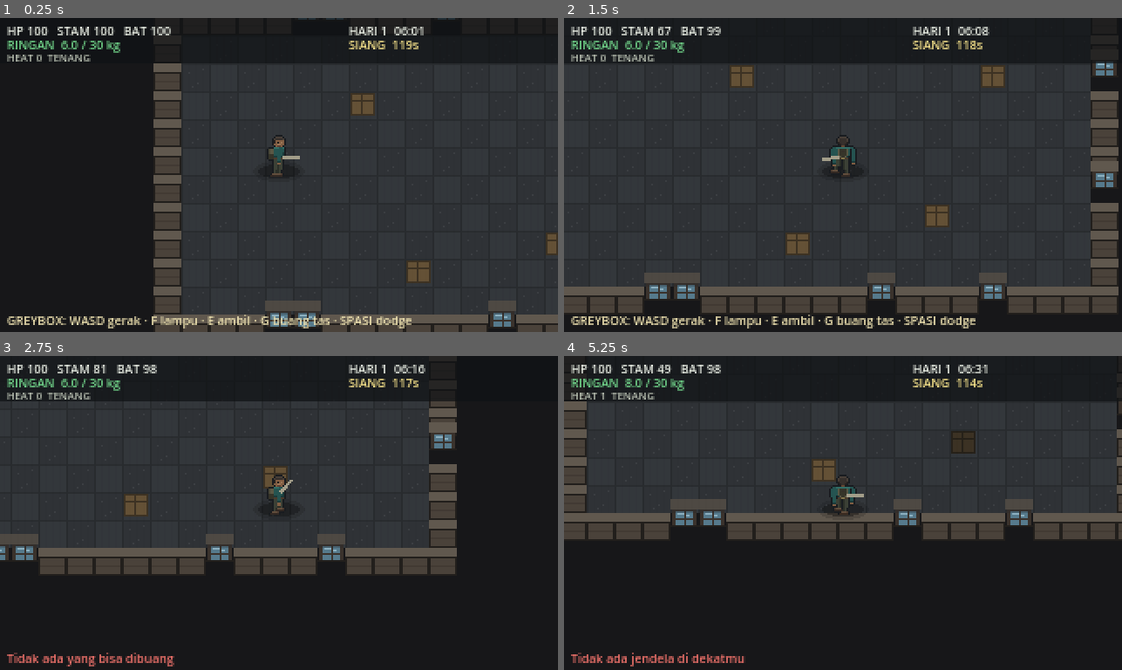
Above: before the commit, frames 1-4 (two rows, left to right).
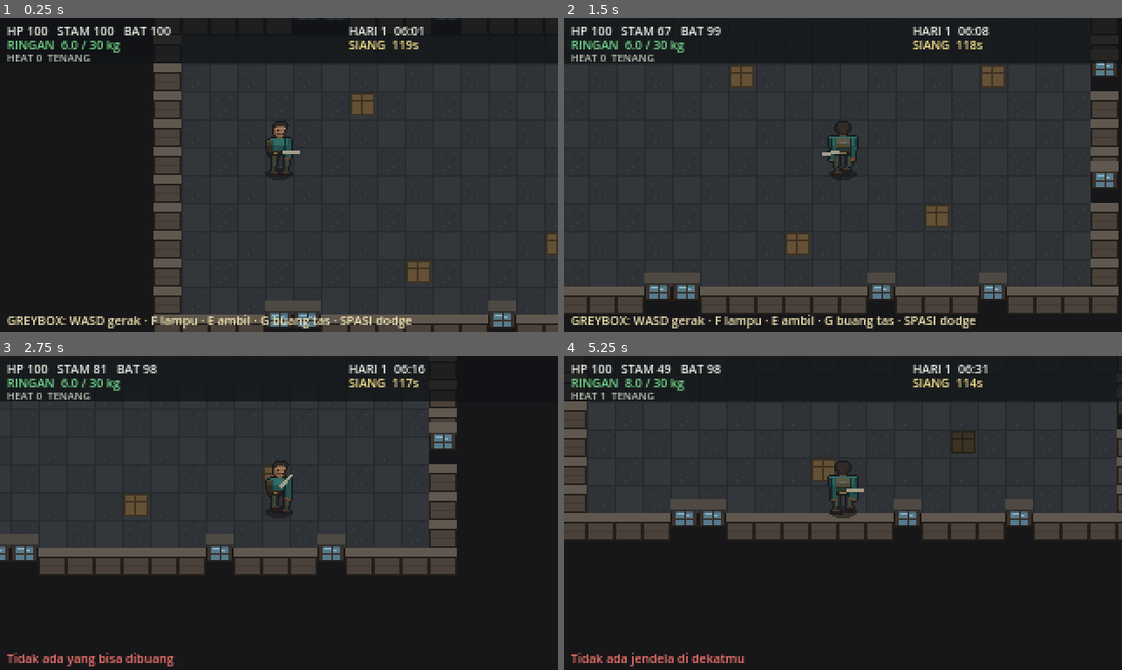
Above: after the commit, the same moments.

Repository: Indrawan007/GDD
Game: Godot game, scene res://scenes/main.tscn
Same seed, same stepped clock (60 frames per second), same inputs: the game is played once before the commit and once after it.
Inputs (mouse positions are in pixels of both pictures, inside the frame that each line leads up to):
- Up to frame 1 (0.25 s): no input
- Up to frame 2 (1.5 s): tap Enter at 0.5 s; move the mouse to (965, 159) at 0.52 s; hold D 0.53-1.28 s; hold Shift 0.53-1.28 s; click (965, 159) at 0.67 s; tap Space at 0.77 s; move the mouse to (731, 190) at 1.27 s; hold S from 1.28 s (still down); tap F at 1.35 s
- Up to frame 3 (2.75 s): tap Space at 1.52 s; move the mouse to (334, 443) at 2.02 s; release S at 2.03 s; hold D from 2.03 s (still down); tap G at 2.1 s
- Up to frame 4 (5.25 s): move the mouse to (815, 575) at 2.77 s; release D at 2.78 s; hold W 2.78-3.53 s; tap E at 2.85 s; click (815, 575) at 2.92 s; tap Space at 3.02, 3.77, 4.52 s; move the mouse to (1010, 560) at 3.52 s; hold A 3.53-5.03 s; tap R at 3.6 s; move the mouse to (675, 465) at 4.27 s; tap B at 4.35 s; move the mouse to (870, 513) at 5.02 s; hold S from 5.03 s (still down); hold Shift from 5.03 s (still down); click (870, 513) at 5.17 s

The runs differ from the first frame. In frame 1, 0.5% of the frame differs, in the area x 47-54%, y 32-51%; in frame 2, 0.4%; in frame 3, 0.4%; in frame 4, 0.5%, in the area x 47-54%, y 33-52%.

Commit message:
Sprite pemain v4: kanvas 24x32, wajah 6 baris, pivot (12,31); engine disesuaikan
Co-authored-by: arena-agent <297053741+arena-agent@users.noreply.github.com>

Diff:
--- a/game/scripts/entities/sprite_factory.gd
+++ b/game/scripts/entities/sprite_factory.gd
@@ -29,6 +29,11 @@
 ]
 
 
+## Sel kanvas pemain 24x32 (v3). Walker masih 16x24 sampai set zombie dibuat.
+const PLAYER_CELL := Vector2i(24, 32)
+const WALKER_CELL := Vector2i(16, 24)
+
+
 static func _build(path: String, anims: Array, cell := Vector2i(16, 24)) -> SpriteFrames:
 	var tex := load(path) as Texture2D
 	var frames := SpriteFrames.new()
@@ -57,7 +62,7 @@
 
 
 static func player_frames() -> SpriteFrames:
-	return _build(PLAYER_ATLAS, PLAYER_ANIMS)
+	return _build(PLAYER_ATLAS, PLAYER_ANIMS, PLAYER_CELL)
 
 
 static func walker_frames() -> SpriteFrames:
--- a/game/scripts/main.gd
+++ b/game/scripts/main.gd
@@ -142,20 +142,20 @@
 	var rect := RectangleShape2D.new()
 	rect.size = Vector2(10, 10)                     # collision 10×10 di kaki (§17.3)
 	shape.shape = rect
-	shape.position = Vector2(0, -5)
+	shape.position = Vector2(0, -5)                # collider 12x10 di kaki (§17.3)
 	pl.add_child(shape)
 
 	var shadow := Sprite2D.new()
 	shadow.name = "Shadow"
 	shadow.texture = load("res://assets/generated/shadow.png")
-	shadow.position = Vector2(0, -2)                # offset (0,−2) (§17.12)
+	shadow.position = Vector2(0, -1)                # offset (0,−1) (§17.12)
 	shadow.z_index = -1
 	pl.add_child(shadow)
 
 	var sprite := AnimatedSprite2D.new()
 	sprite.name = "Sprite"
 	sprite.sprite_frames = SpriteFactory.player_frames()
-	sprite.offset = Vector2(0, -11)                 # pivot (8,23) → kaki di origin
+	sprite.offset = Vector2(0, -15)                 # pivot (12,31) → kaki di origin
 	sprite.animation = &"idle_s"
 	pl.add_child(sprite)
 
@@ -164,7 +164,7 @@
 	weapon.points = PackedVector2Array([Vector2(2, 0), Vector2(12, 0)])
 	weapon.width = 2.0
 	weapon.default_color = Color(0.85, 0.82, 0.7)
-	weapon.position = Vector2(0, -10)
+	weapon.position = Vector2(0, -13)
 	pl.add_child(weapon)
 
 	var cam := Camera2D.new()
@@ -272,7 +272,7 @@
 	var rect := RectangleShape2D.new()
 	rect.size = Vector2(10, 10)
 	shape.shape = rect
-	shape.position = Vector2(0, -5)
+	shape.position = Vector2(0, -5)                # collider 12x10 di kaki (§17.3)
 	z.add_child(shape)
 
 	var shadow := Sprite2D.new()
Binary file changed: game/assets/generated/shadow.png
Binary file changed: game/assets/sprites/player.png
Not shown, changed: GDD.md
Not shown, changed: docs/art/README.md
Not shown, changed: docs/art/player-sheet-final.png
Not shown, changed: tools/make_player_sprites.py
